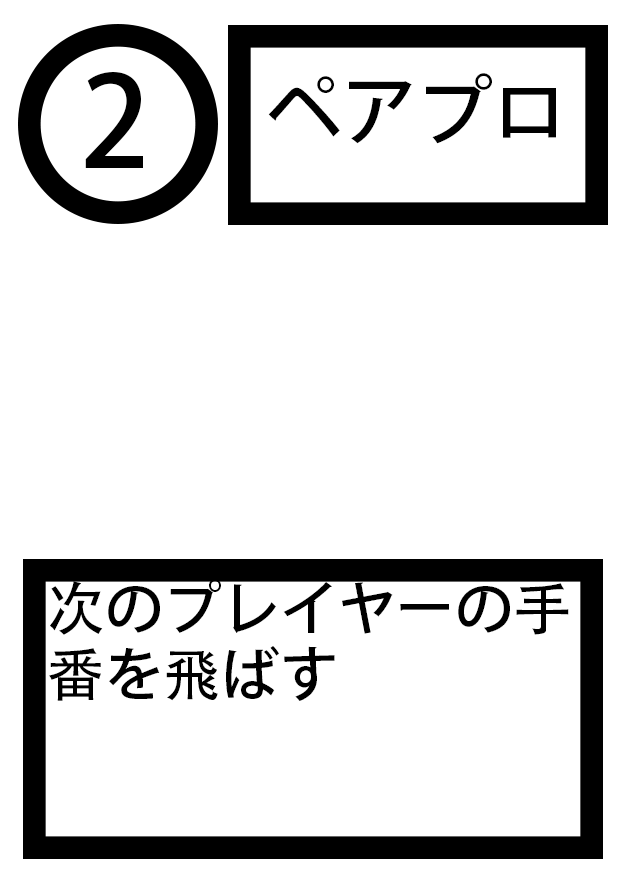
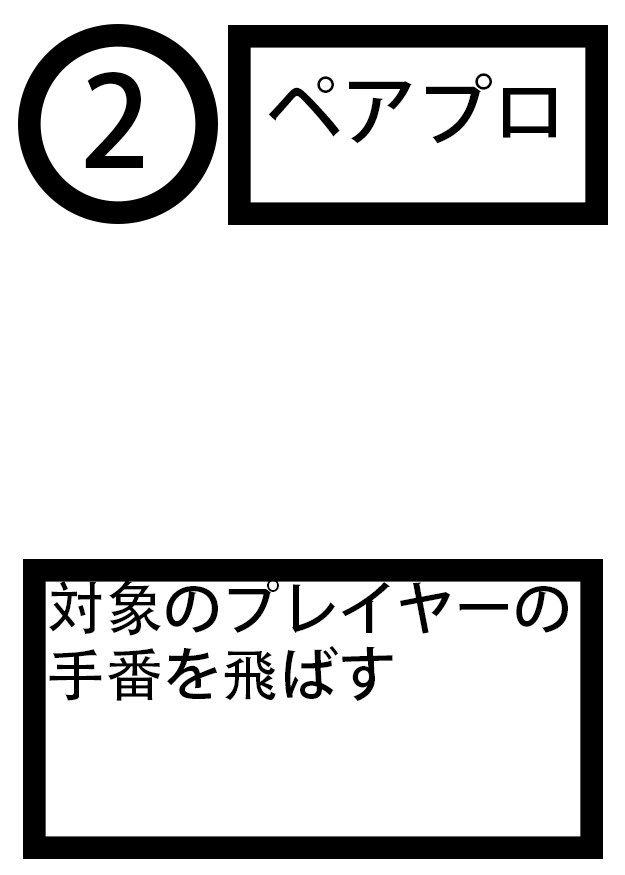
Two versions of the same layered image (625 x 875). Layer-by-layer changes:
renamed "次のプレイヤーの手番を飛ばす" to "対象のプレイヤーの手番を飛ばす", painted on it over [49, 581, 569, 701]
